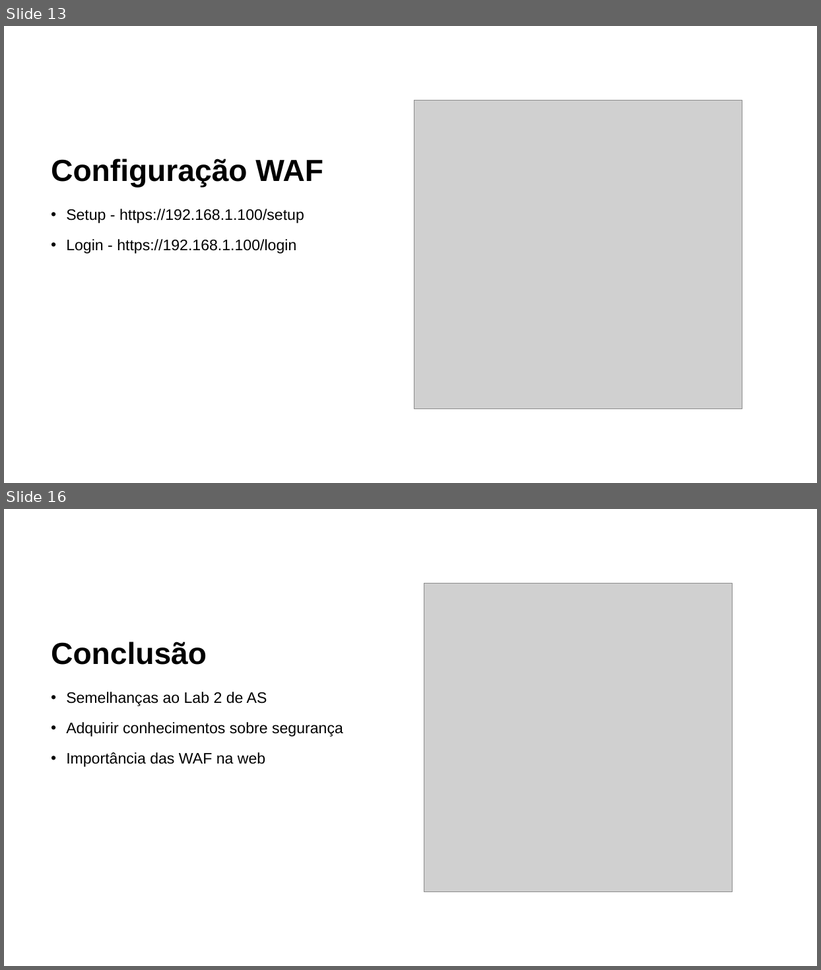
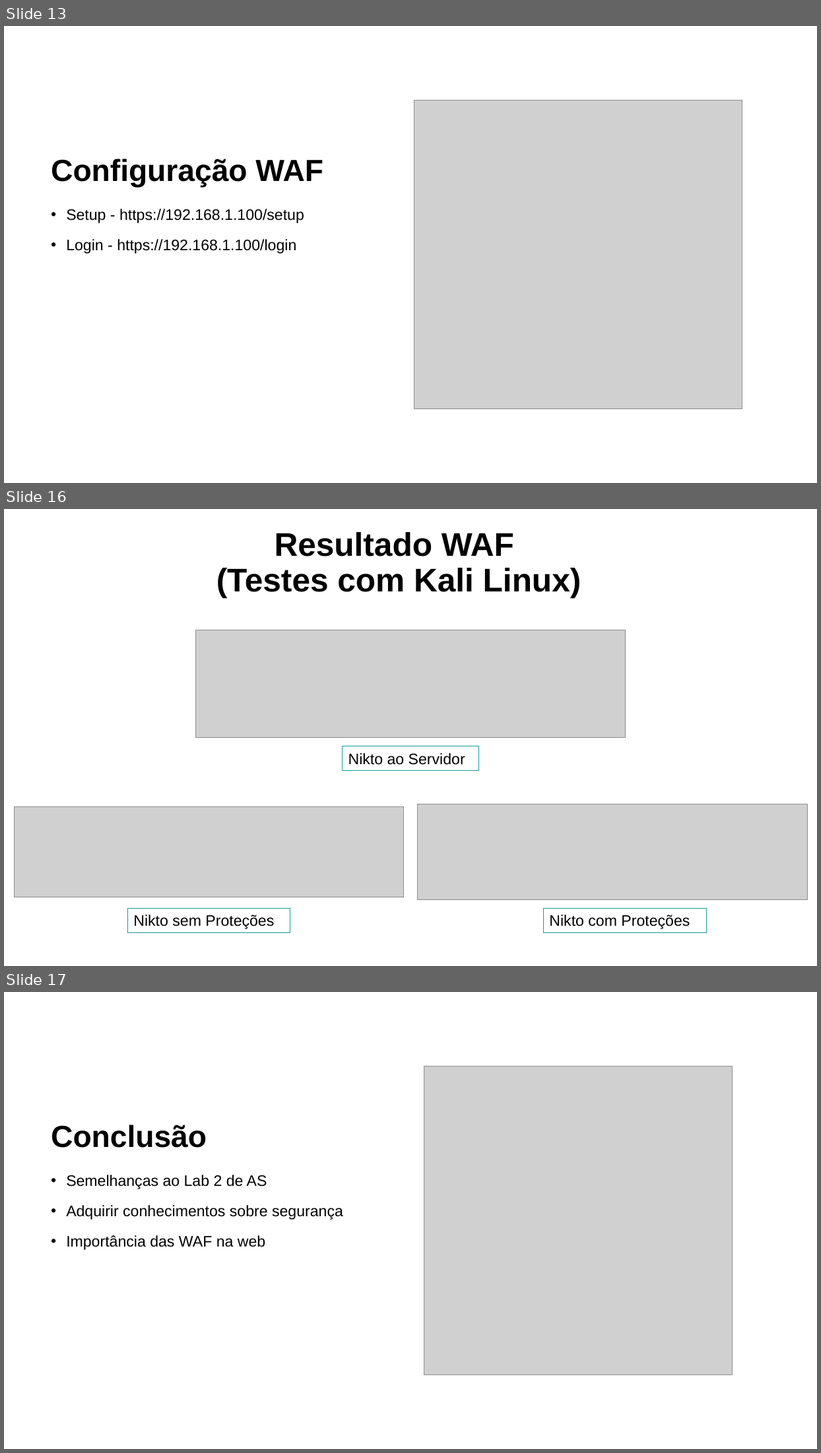
Before and after one commit to MartinhoCaeiro/WAF-Guide, a slide deck: Presentation/SlidesApresentaçãoProjeto.pptx. Shown one above the other, each under a label of ours: slides 13 and 16 before the commit, slides 13, 16 and 17 after it; the slides between them are not shown. The pictures are 821x970 and 821x1453 pixels, drawn with LibreOffice and Linux fonts; fonts in the diff are those of the drawing; grey boxes stand for pictures. Boxes give left, top, right and bottom in pixels: in the first picture for what was removed or moved away, otherwise in the second. Text is boxed around its words. In the diff, an @@ line names an element or a change of style, - is before the commit and + after.

Commit message:
Testes com 'Kali' realizados, atualização basicamente final de relatório e powerpoint

```diff
--- a/Presentation/SlidesApresentaçãoProjeto.pptx
+++ b/Presentation/SlidesApresentaçãoProjeto.pptx
@@ slide 16 added at box(4, 509, 817, 966), background #FFFFFF @@
@@ title added at box(217, 532, 582, 597), 38.7 pt, text #000000, bold @@
+Resultado WAF
+(Testes com Kali Linux)
@@ picture added at box(196, 630, 626, 738) @@
@@ rectangle added at box(343, 747, 479, 770), fill #FFFFFF, outline #169C9A 1 pt, 18 pt, text #000000 @@
+Nikto ao Servidor
@@ picture added at box(418, 804, 808, 900) @@
@@ picture added at box(14, 807, 403, 898) @@
@@ rectangle added at box(128, 908, 290, 933), fill #FFFFFF, outline #169C9A 1 pt, 18 pt, text #000000 @@
+Nikto sem Proteções
@@ rectangle added at box(544, 908, 708, 933), fill #FFFFFF, outline #169C9A 1 pt, 18 pt, text #000000 @@
+Nikto com Proteções
@@ what was slide 16 is now slide 17 @@
```
Also in this commit, not shown: 2 slides changed, 18 other files.
